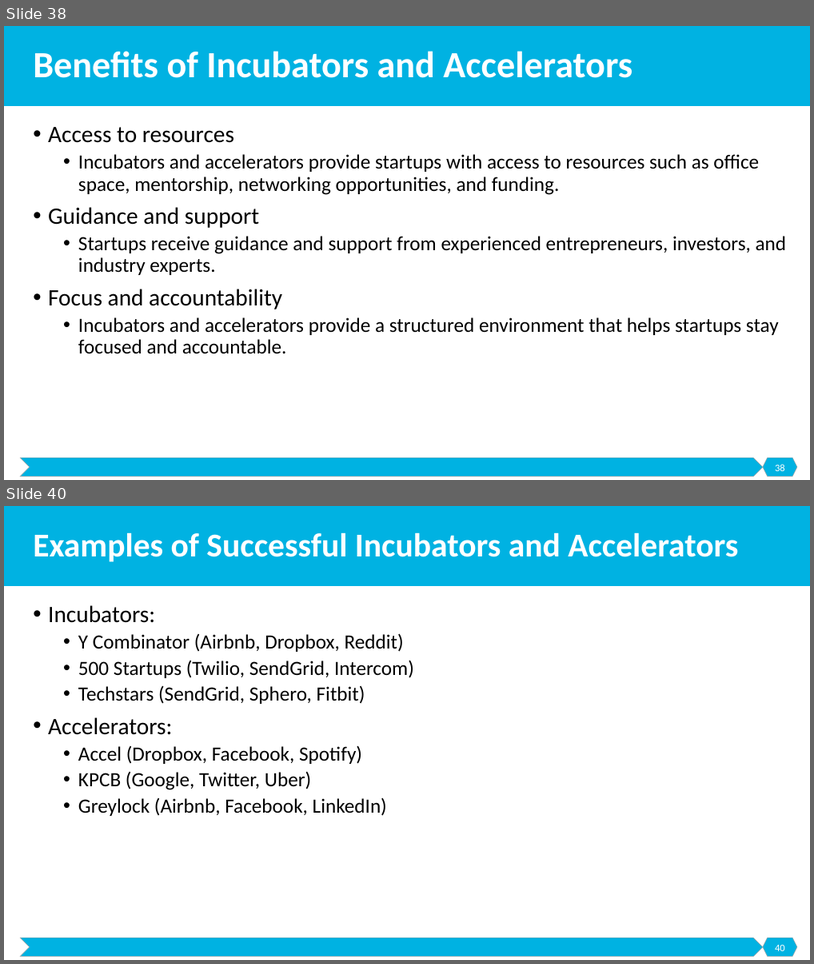
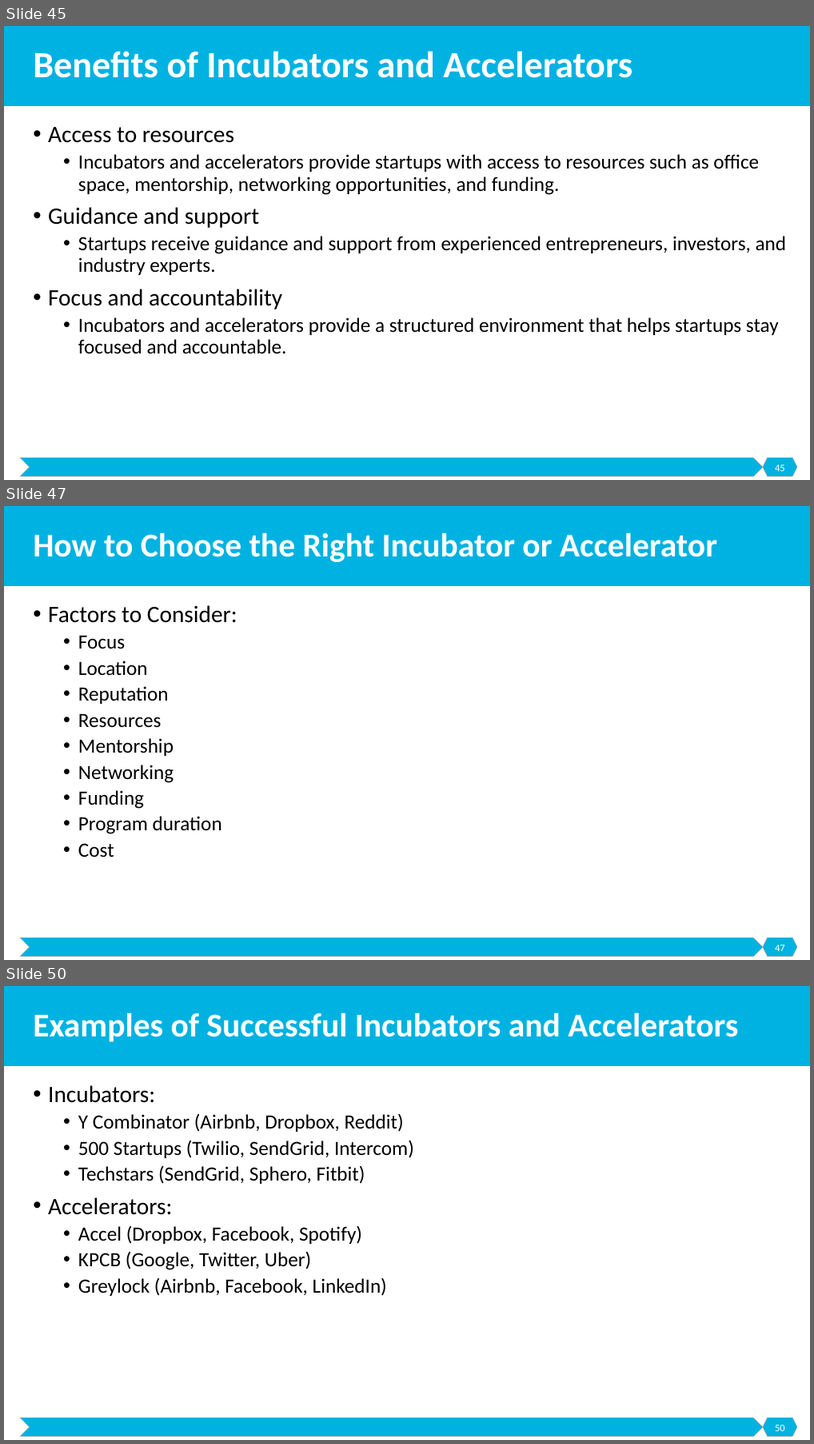
Before and after one commit to malenezi/malenezi, a slide deck: SE495/Lectures/5-Securing Funding/Securing Funding.pptx. Shown one above the other, each under a label of ours: slides 38 and 40 before the commit, slides 45, 47 and 50 after it; the slides between them are not shown. The pictures are 814x964 and 814x1444 pixels, drawn with LibreOffice and Linux fonts; fonts in the diff are those of the drawing. Boxes give left, top, right and bottom in pixels: in the first picture for what was removed or moved away, otherwise in the second. Text is boxed around its words. In the diff, an @@ line names an element or a change of style, - is before the commit and + after.

```diff
--- a/SE495/Lectures/5-Securing Funding/Securing Funding.pptx
+++ b/SE495/Lectures/5-Securing Funding/Securing Funding.pptx
@@ slide 47 added at (x1=4, y1=506, x2=810, y2=960), background #FFFFFF; not listed: 3 template elements that a slide beside it also shows @@
@@ title added at (x1=33, y1=532, x2=718, y2=562), 39.6 pt, text #FFFFFF, bold @@
+How to Choose the Right Incubator or Accelerator
@@ text added at (x1=48, y1=605, x2=238, y2=857), 24 pt, text #000000 @@
+• Factors to Consider:
+  • Focus
+  • Location
+  • Reputation
+  • Resources
+  • Mentorship
+  • Networking
+  • Funding
+  • Program duration
+  • Cost
@@ page number added at (x1=775, y1=944, x2=786, y2=951), 12 pt, text #FFFFFF @@
+47
@@ what was slide 38 is now slide 45 @@
@@ page number at (x1=775, y1=464, x2=786, y2=471): text changed @@
-38
+45
@@ what was slide 40 is now slide 50 @@
@@ page number at (x1=775, y1=1424, x2=786, y2=1431): text changed @@
-40
+50
```
Also in this commit, not shown: 3 slides changed, 12 other slides added, 3 other files.
